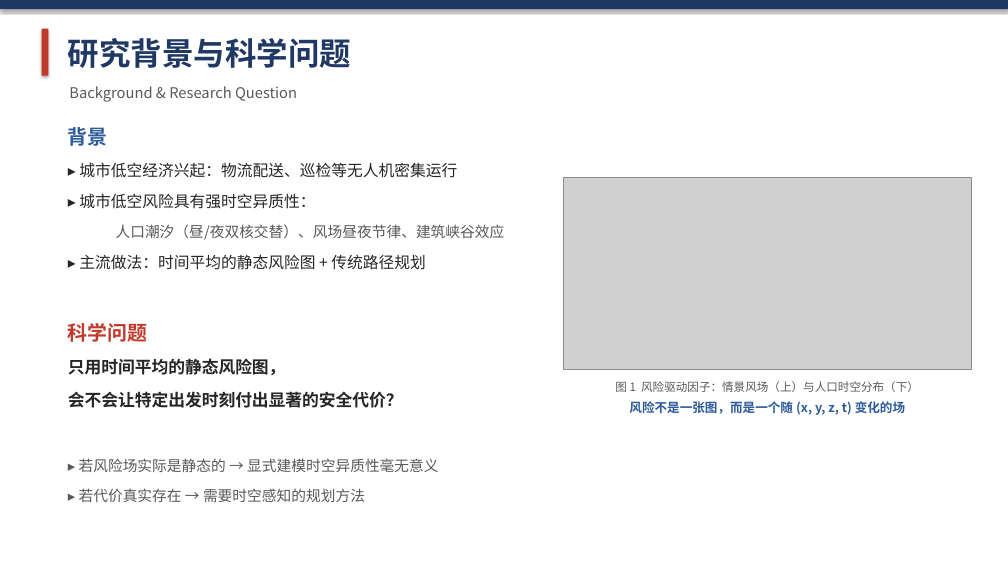
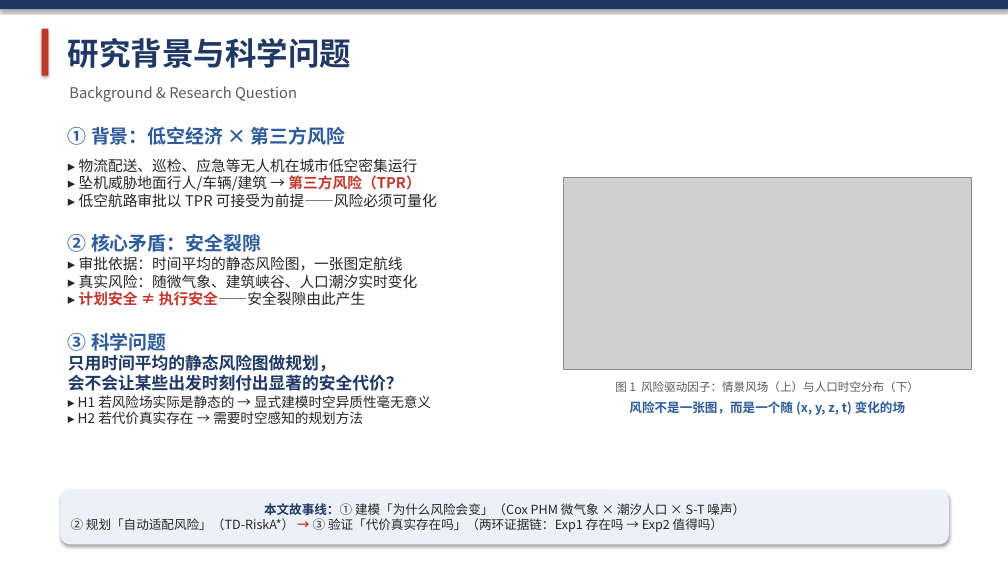
Before and after one commit to 909347194/Risk-Path, a slide deck: slide 2 of 学术汇报_时空异质性感知的低空无人机路径规划.pptx. Drawn at 1008x567 pixels with LibreOffice and Linux fonts; fonts in the diff are those of the drawing; grey boxes stand for pictures. Boxes give left, top, right and bottom in pixels: in the first picture for what was removed or moved away, otherwise in the second. Text is boxed around its words. In the diff, an @@ line names an element or a change of style, - is before the commit and + after.

Commit message:
ppt: 故事线补全——slide2 重写为三层递进(TPR定义/安全裂隙/科学问题+H1H2)+底部故事线路线图; slide9 结论显式回答科学问题闭环

```diff
--- a/学术汇报_时空异质性感知的低空无人机路径规划.pptx
+++ b/学术汇报_时空异质性感知的低空无人机路径规划.pptx
@@ text at (68,127,437,424): text changed @@
-背景
-▸ 城市低空经济兴起：物流配送、巡检等无人机密集运行
-▸ 城市低空风险具有强时空异质性：
-  人口潮汐（昼/夜双核交替）、风场昼夜节律、建筑峡谷效应
-▸ 主流做法：时间平均的静态风险图 + 传统路径规划
-科学问题
-只用时间平均的静态风险图，
-会不会让特定出发时刻付出显著的安全代价？
-▸ 若风险场实际是静态的 → 显式建模时空异质性毫无意义
-▸ 若代价真实存在 → 需要时空感知的规划方法
+① 背景：低空经济 × 第三方风险
+▸ 物流配送、巡检、应急等无人机在城市低空密集运行
+▸ 坠机威胁地面行人/车辆/建筑 → 第三方风险（TPR）
+▸ 低空航路审批以 TPR 可接受为前提——风险必须可量化
+② 核心矛盾：安全裂隙
+▸ 审批依据：时间平均的静态风险图，一张图定航线
+▸ 真实风险：随微气象、建筑峡谷、人口潮汐实时变化
+▸ 计划安全 ≠ 执行安全——安全裂隙由此产生
+③ 科学问题
+只用时间平均的静态风险图做规划，
+会不会让某些出发时刻付出显著的安全代价？
+▸ H1 若风险场实际是静态的 → 显式建模时空异质性毫无意义
+▸ H2 若代价真实存在 → 需要时空感知的规划方法
@@ rounded rectangle added at (60,490,949,544), fill #ECF1F8, 12 pt, text #262626 @@
+本文故事线：① 建模「为什么风险会变」（Cox PHM 微气象 × 潮汐人口 × S-T 噪声）
+② 规划「自动适配风险」（TD-RiskA*） → ③ 验证「代价真实存在吗」（两环证据链：Exp1 存在吗 → Exp2 值得吗）
```
Also in this commit, not shown: 1 other slide changed, 1 other file.
